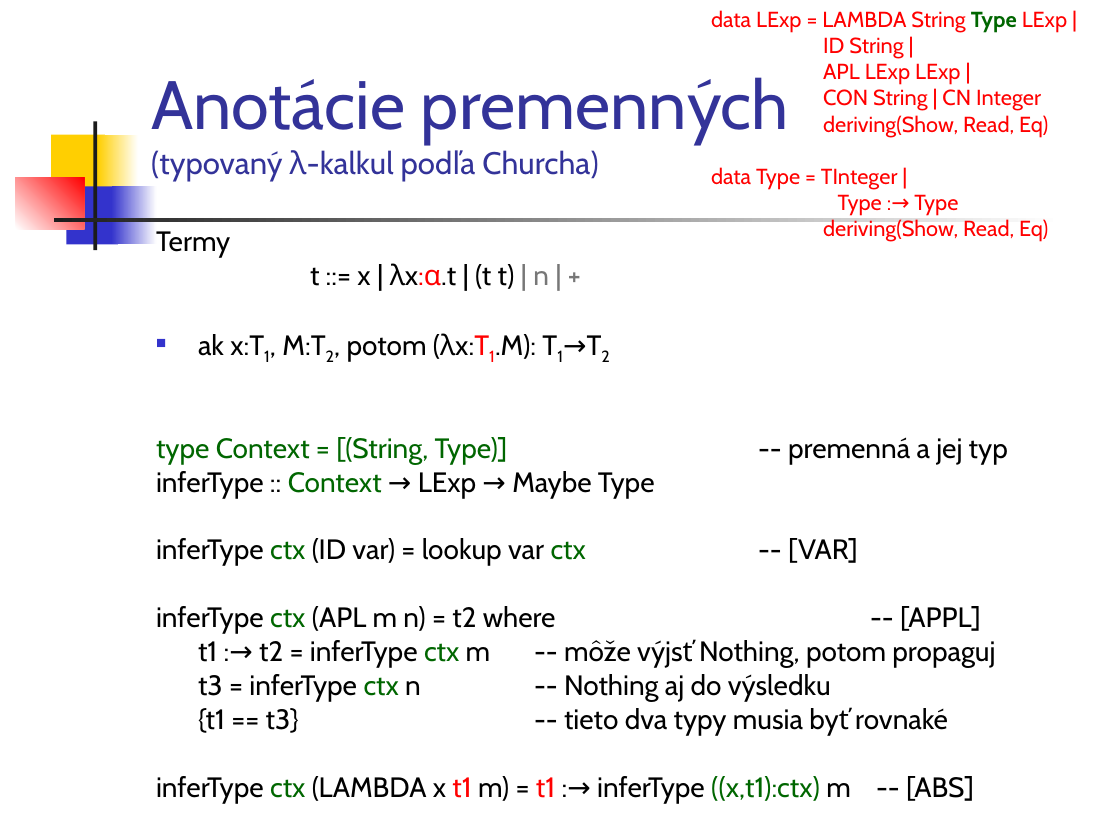
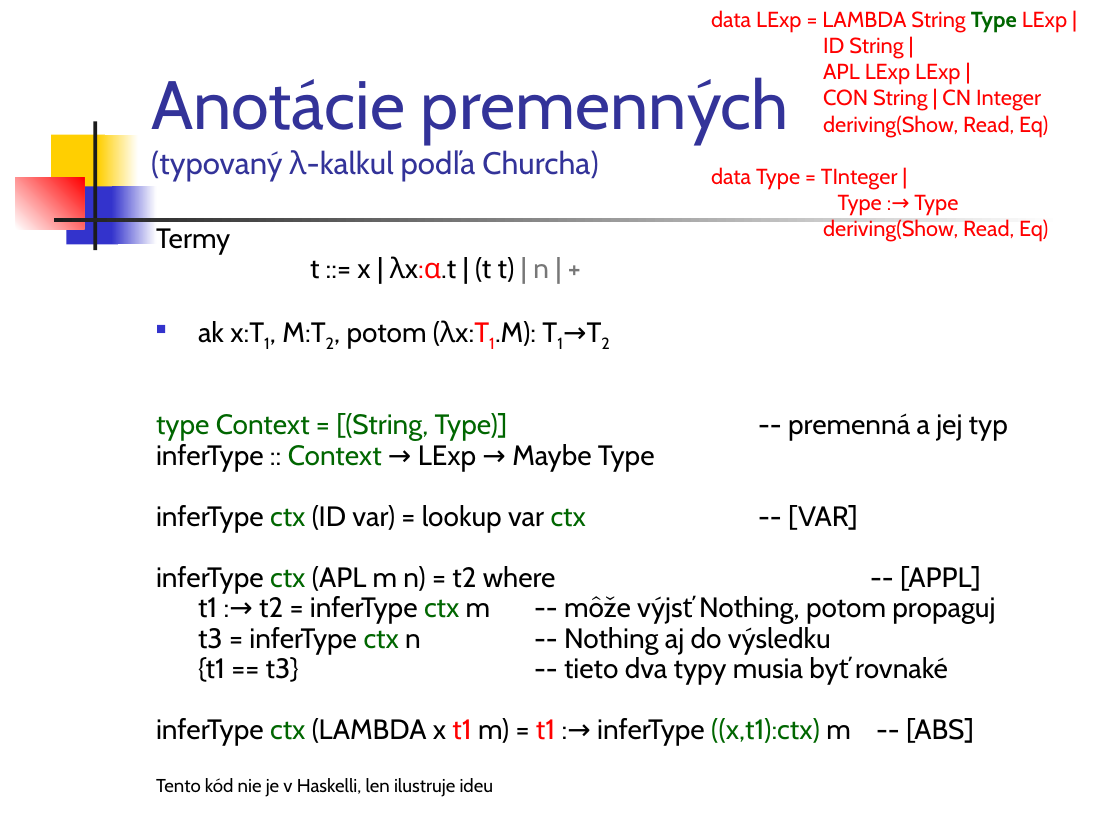
Before and after one commit to Funkcionalne/Prednasky, a slide deck: slide 9 of 08/08_fpro.ppt. Drawn at 1120x840 pixels with LibreOffice and Linux fonts; fonts in the diff are those of the drawing. Boxes give left, top, right and bottom in pixels: in the first picture for what was removed or moved away, otherwise in the second. Text is boxed around its words. In the diff, an @@ line names an element or a change of style, - is before the commit and + after.

```diff
--- a/08/08_fpro.ppt
+++ b/08/08_fpro.ppt
@@ text at [156,228,1008,746]: line spacing 0.8 to 0.7 @@
@@ text at [156,778,494,797]: paragraph added @@
+Tento kód nie je v Haskelli, len ilustruje ideu
```
Also in this commit, not shown: 4 other slides changed, 1 other file.
